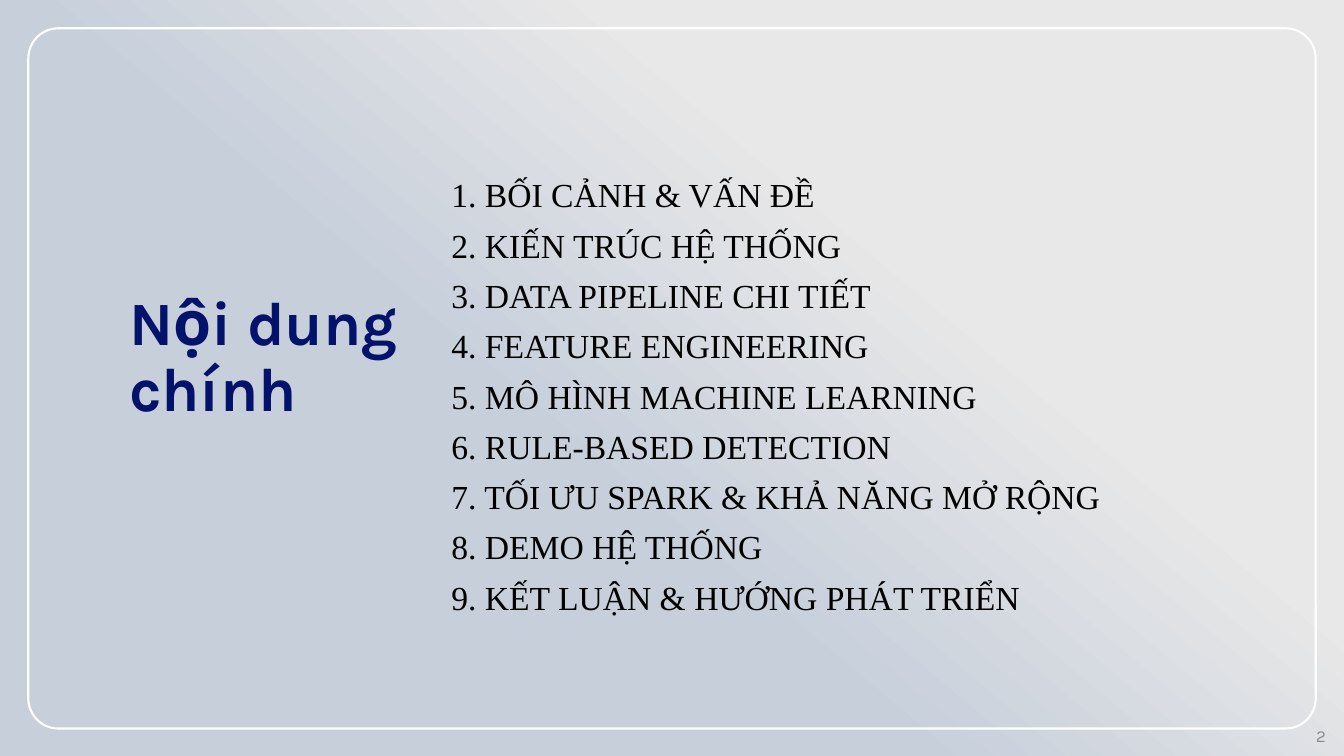
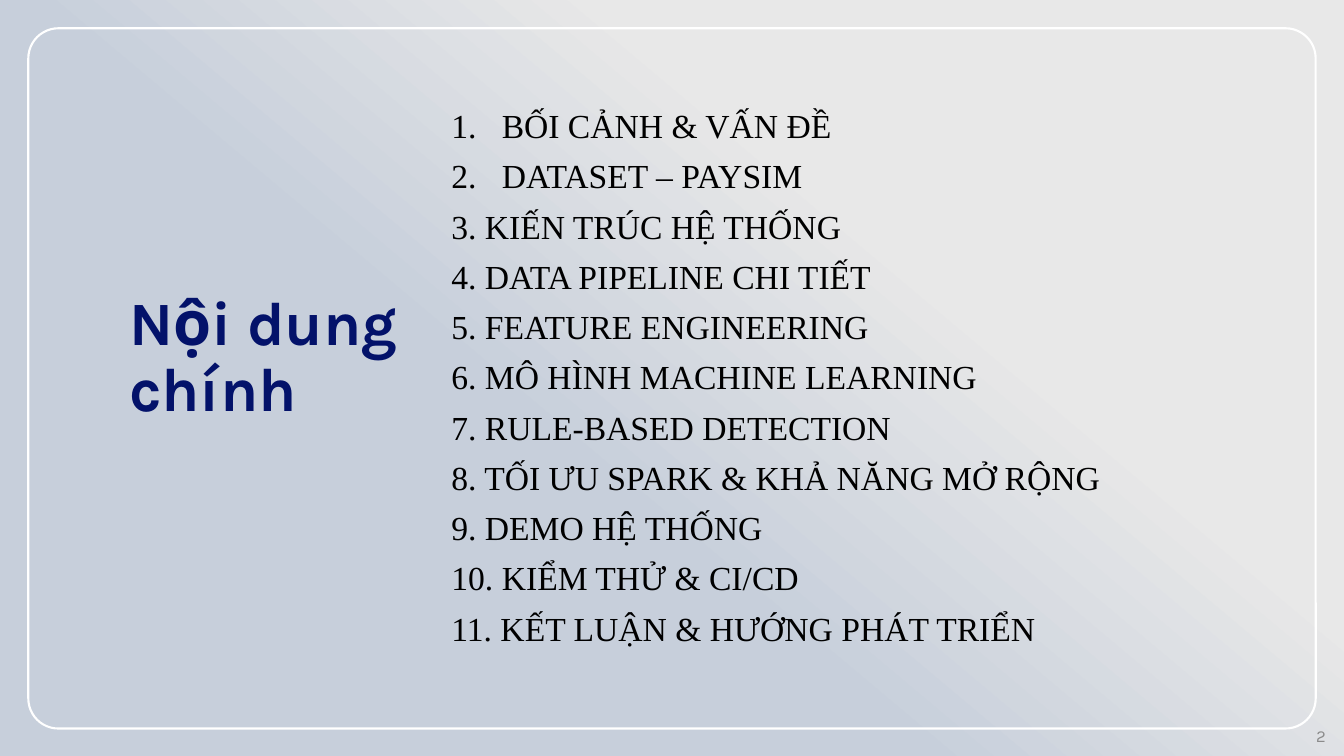
Before and after one commit to demo01-thtra/bigdata, a slide deck: slide 2 of docs/Big_Data.pptx. Drawn at 1344x756 pixels with LibreOffice and Linux fonts; fonts in the diff are those of the drawing; background and template pictures are left out. Boxes give left, top, right and bottom in pixels: in the first picture for what was removed or moved away, otherwise in the second. Text is boxed around its words. In the diff, an @@ line names an element or a change of style, - is before the commit and + after.

```diff
--- a/docs/Big_Data.pptx
+++ b/docs/Big_Data.pptx
@@ text at box(451, 112, 1100, 647): text changed @@
-1. BỐI CẢNH & VẤN ĐỀ
-2. KIẾN TRÚC HỆ THỐNG
-3. DATA PIPELINE CHI TIẾT
-4. FEATURE ENGINEERING
-5. MÔ HÌNH MACHINE LEARNING
-6. RULE-BASED DETECTION
-7. TỐI ƯU SPARK & KHẢ NĂNG MỞ RỘNG
-8. DEMO HỆ THỐNG
-9. KẾT LUẬN & HƯỚNG PHÁT TRIỂN
+1. BỐI CẢNH & VẤN ĐỀ
+2. DATASET – PAYSIM
+3. KIẾN TRÚC HỆ THỐNG
+4. DATA PIPELINE CHI TIẾT
+5. FEATURE ENGINEERING
+6. MÔ HÌNH MACHINE LEARNING
+7. RULE-BASED DETECTION
+8. TỐI ƯU SPARK & KHẢ NĂNG MỞ RỘNG
+9. DEMO HỆ THỐNG
+10. KIỂM THỬ & CI/CD
+11. KẾT LUẬN & HƯỚNG PHÁT TRIỂN
```
Also in this commit, not shown: 1 other slide changed, 7 other files.
